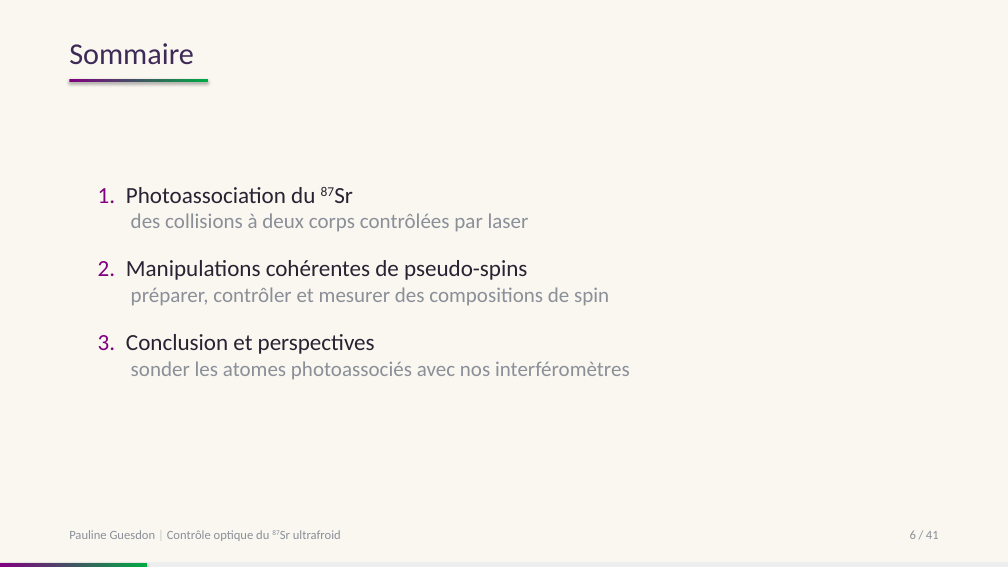
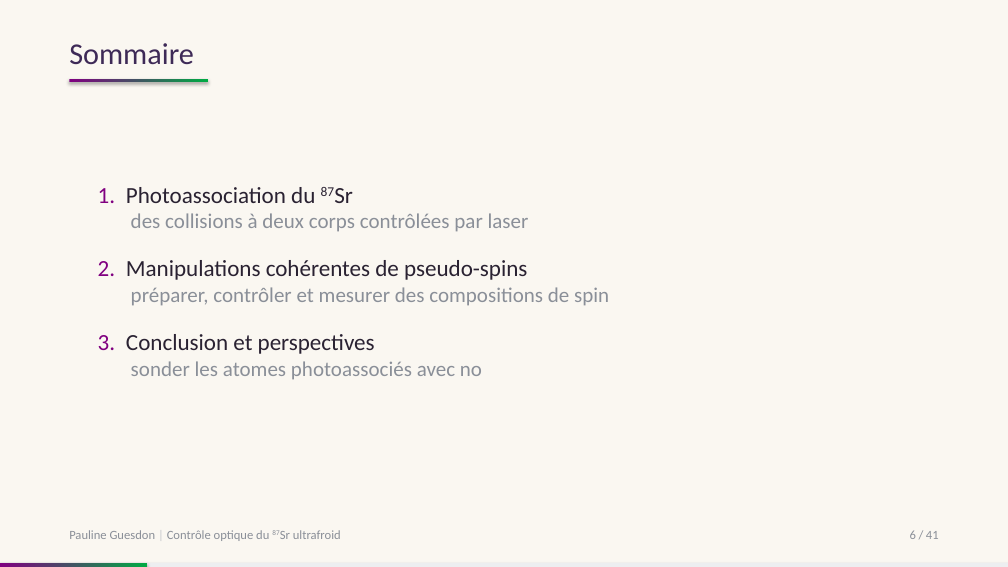
Before and after one commit to PaulineGuesdon/Inchallah-lui-il-marche, a slide deck: slide 8 of Soutenance/soutenance.pptx. Drawn at 1008x567 pixels with LibreOffice and Linux fonts; fonts in the diff are those of the drawing. Boxes give left, top, right and bottom in pixels: in the first picture for what was removed or moved away, otherwise in the second. Text is boxed around its words. In the diff, an @@ line names an element or a change of style, - is before the commit and + after.

```diff
--- a/Soutenance/soutenance.pptx
+++ b/Soutenance/soutenance.pptx
@@ text at bbox=[126, 334, 482, 380]: text changed @@
-3. Conclusion et perspectives
-   sonder les atomes photoassociés avec nos interféromètres
+3. Conclusion et perspectives
+   sonder les atomes photoassociés avec no
```
Also in this commit, not shown: 5 other slides changed.
